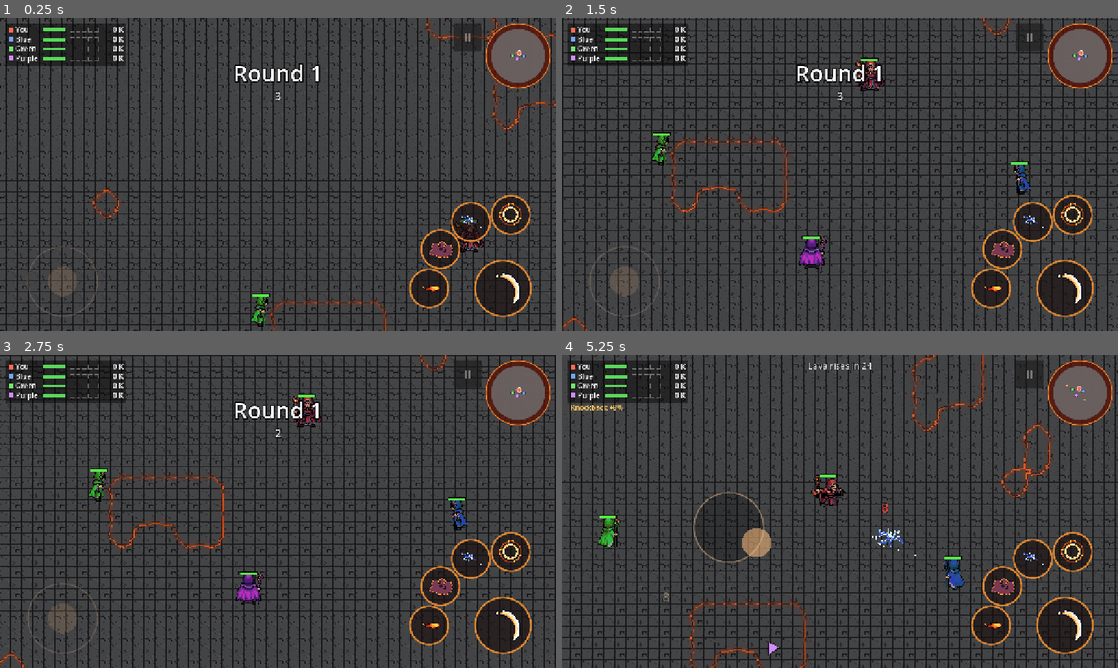
Above: before the commit, frames 1-4 (two rows, left to right).
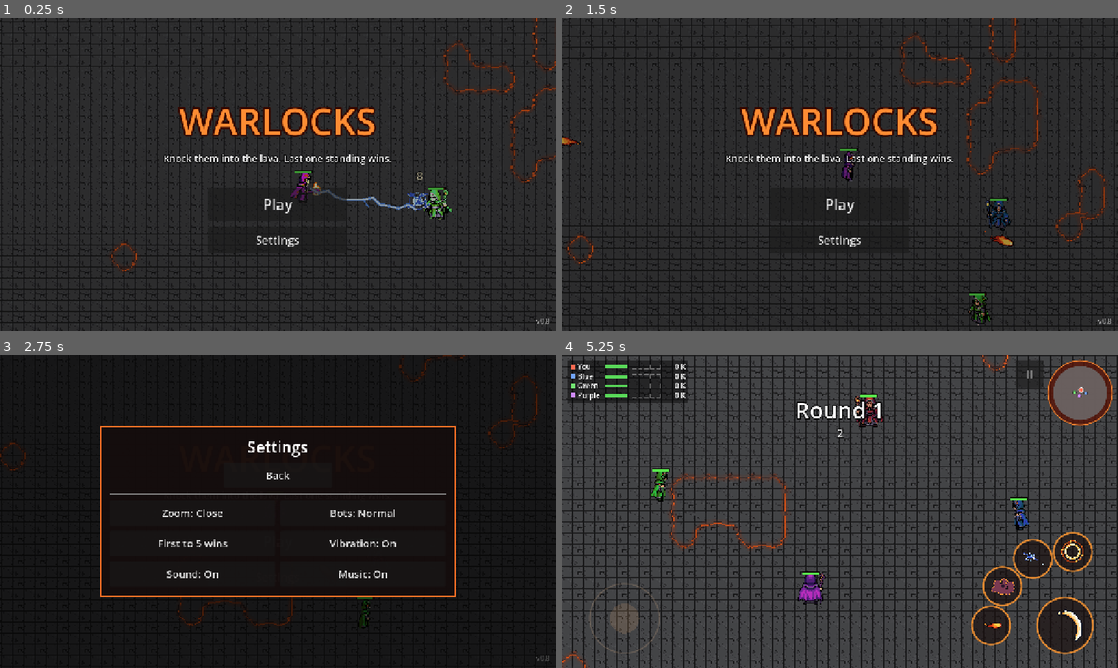
Above: after the commit, the same moments.

Repository: MariosToump/warlocks_on_android
Game: Godot game, scene res://scenes/game.tscn
Same seed, same stepped clock (60 frames per second), same inputs: the game is played once before the commit and once after it.
Inputs (mouse positions are in pixels of both pictures, inside the frame that each line leads up to):
- Up to frame 1 (0.25 s): no input
- Up to frame 2 (1.5 s): click (1029, 36) at 0.5 s, where only the run before the commit has a clickable "II"; click (840, 77) at 1.25 s, where only the run before the commit has a clickable "Resume"
- Up to frame 3 (2.75 s): click (278, 577) at 2 s, where only the run after the commit has a clickable "Settings"
- Up to frame 4 (5.25 s): click (840, 477) at 2.75 s, where only the run after the commit has a clickable "Back"; click (840, 542) at 3.5 s, where only the run after the commit has a clickable "Play"; tap Enter at 4.25 s; move the mouse to (962, 495) at 4.27 s; hold D (move_right) 4.28-5 s; hold A (attack) 4.28-5 s; click (962, 495) at 4.42 s; drag from (728, 527) to (812, 574) at 5.02 s

The runs differ from the first frame. In frame 1, 65% of the frame differs, in the area x 0-100%, y 0-100%; in frame 2, 63%; in frame 3, 73%; in frame 4, 37%.

Commit message:
v0.8: title menu over a bots-only fight, pause menu re-laid out, Quit to menu; docs
Co-Authored-By: Claude Opus 5.5 <noreply@anthropic.com>

Diff:
--- a/project.godot
+++ b/project.godot
@@ -15,6 +15,7 @@
 config/features=PackedStringArray("4.7")
 config/icon="res://icon.png"
 config/quit_on_go_back=false
+config/version="0.8"
 
 [display]
 
--- a/scripts/game.gd
+++ b/scripts/game.gd
@@ -32,7 +32,7 @@
 	[Wizard.TeamColor.PURPLE, preload("res://ai/personalities/trickster.tres")],
 ]
 
-enum State { FREE, COUNTDOWN, FIGHT, ROUND_OVER, SHOP, MATCH_OVER }
+enum State { FREE, COUNTDOWN, FIGHT, ROUND_OVER, SHOP, MATCH_OVER, TITLE }
 
 ## False = endless free-for-all with respawns (tests and the AI sim).
 @export var rounds := true
@@ -68,6 +68,10 @@
 ## Read zoom / bot difficulty / wins per match / vibration from GameSettings
 ## (tests turn this off so their own values stick).
 @export var apply_settings := true
+## Start on the title menu over a bots-only fight (tests turn this off).
+@export var title_screen := true
+## Title screen: the camera follows one bot, switching every this many seconds.
+@export var title_camera_time := 8.0
 
 @onready var arena: Arena = $Arena
 @onready var wizards: Node2D = $Wizards
@@ -100,6 +104,10 @@
 var vignette: DangerVignette
 var pause_menu: PauseMenu
 var shop_panel: ShopPanel
+var title_menu: TitleMenu
+var _title_watch_left := 0.0
+var _player_layer := 0
+var _player_mask := 0
 
 
 func _ready() -> void:
@@ -121,11 +129,11 @@
 	touch.wizard = player
 	round_hud.game = self
 	round_hud.play_again_pressed.connect(start_match)
+	round_hud.menu_pressed.connect(enter_title)
 	_build_hud_extras()
 	player.damaged.connect(_on_player_damaged)
 	if apply_settings:
 		Sfx.apply_settings()
-	Sfx.music("music_fight")
 
 	arena.camera.target = player
 	arena.camera.set_design_zoom(follow_zoom)
@@ -137,9 +145,13 @@
 		kills[w] = 0
 		gold[w] = 0
 		round_kills[w] = 0
-	if rounds:
+	if rounds and title_screen:
+		enter_title()
+	elif rounds:
+		Sfx.music("music_fight")
 		start_match()
 	else:
+		Sfx.music("music_fight")
 		round_hud.visible = false
 
 
@@ -189,6 +201,83 @@
 
 
 # --- match flow -------------------------------------------------------------
+
+# --- title screen -------------------------------------------------------------
+
+## Title menu over a bots-only brawl: the player is parked out of the game,
+## bots fight and respawn, the camera wanders from bot to bot.
+func enter_title() -> void:
+	get_tree().paused = false
+	state = State.TITLE
+	_clear_effects()
+	arena.shrinks = false
+	arena.regrow()
+	_park_player(true)
+	for w in all_wizards:
+		if w == player:
+			continue
+		w.reset(arena.random_stone_point())
+		var ai := w.get_node_or_null("AIController") as AIController
+		if ai:
+			ai.reset()
+	_set_controls(true)
+	touch.locked = true
+	touch.release_all()
+	touch.visible = false
+	round_hud.visible = false
+	shop_panel.visible = false
+	minimap.visible = false
+	pause_menu.set_pause_button(false)
+	title_menu.visible = true
+	_title_watch_left = 0.0
+	Sfx.music("music_title")
+
+
+## Play: the player joins, a new match starts.
+func start_from_title() -> void:
+	title_menu.visible = false
+	touch.visible = true
+	_park_player(false)
+	round_hud.visible = true
+	minimap.visible = true
+	pause_menu.set_pause_button(true)
+	Sfx.music("music_fight")
+	start_match()
+
+
+func _park_player(parked: bool) -> void:
+	if parked:
+		if player.collision_layer != 0:
+			_player_layer = player.collision_layer
+			_player_mask = player.collision_mask
+		player.collision_layer = 0
+		player.collision_mask = 0
+		player.remove_from_group("wizards")
+		player.visible = false
+		player.process_mode = Node.PROCESS_MODE_DISABLED
+		player.global_position = arena.get_bounds().position + Vector2(40, 40)
+	else:
+		if _player_layer != 0:
+			player.collision_layer = _player_layer
+			player.collision_mask = _player_mask
+		if not player.is_in_group("wizards"):
+			player.add_to_group("wizards")
+		player.visible = true
+		player.process_mode = Node.PROCESS_MODE_INHERIT
+
+
+func _update_title_camera(delta: float) -> void:
+	_title_watch_left -= delta
+	var cam := arena.camera
+	var watching := cam.target as Wizard
+	if _title_watch_left > 0.0 and watching != null and watching != player and watching.alive:
+		return
+	var bots := alive_wizards().filter(func(w): return w != player and w != watching)
+	if bots.is_empty():
+		return
+	cam.target = bots.pick_random()
+	_title_watch_left = title_camera_time
+
 
 ## Scores to zero, then round 1.
 func start_match() -> void:
@@ -315,6 +404,8 @@
 	_lava_label.text = arena.status_text() if state in [State.FIGHT, State.FREE] else ""
 	_lava_label.modulate = Color(1, 0.55, 0.2) if arena.warning_active() else Color(1, 1, 1, 0.85)
 	match state:
+		State.TITLE:
+			_update_title_camera(delta)
 		State.COUNTDOWN:
 			var beep := ceili(state_left)
 			if beep != _last_beep:
@@ -375,7 +466,7 @@
 		kills[k] = kills.get(k, 0) + 1
 		round_kills[k] = round_kills.get(k, 0) + 1
 		kill_scored.emit(k, w)
-	if state == State.FREE:
+	if state == State.FREE or state == State.TITLE:
 		_respawn_later(w)
 
 
@@ -383,7 +474,7 @@
 ## random tries allow.
 func _respawn_later(w: Wizard) -> void:
 	await get_tree().create_timer(respawn_delay).timeout
-	if state != State.FREE:
+	if state != State.FREE and state != State.TITLE:
 		return
 	var best := arena.random_stone_point()
 	var best_gap := -1.0
@@ -433,6 +524,11 @@
 	hud.add_child(shop_panel)
 	shop_panel.setup(self)
 	shop_opened.connect(func(): round_hud._show_banner(""))
+	title_menu = TitleMenu.new()
+	title_menu.name = "TitleMenu"
+	title_menu.game = self
+	title_menu.visible = false
+	hud.add_child(title_menu)
 	pause_menu = PauseMenu.new()
 	pause_menu.name = "PauseMenu"
 	pause_menu.game = self
@@ -470,7 +566,10 @@
 func _notification(what: int) -> void:
 	# Android back button: pause / resume instead of quitting.
 	if what == NOTIFICATION_WM_GO_BACK_REQUEST and pause_menu:
-		pause_menu.toggle()
+		if state == State.TITLE and not pause_menu.is_open():
+			get_tree().quit() # Back on the title screen leaves the app
+		else:
+			pause_menu.toggle()
 
 
 ## Top-centre line: "Lava rises in 12" etc.
--- a/scripts/pause_menu.gd
+++ b/scripts/pause_menu.gd
@@ -17,6 +17,12 @@
 var _haptics: Button
 var _sound: Button
 var _music: Button
+var _title: Label
+var _resume: Button
+var _restart_button: Button
+var _quit: Button
+## Opened from the title menu: settings only, no pausing the bots' fight.
+var _settings_only := false
 
 
 func _ready() -> void:
@@ -61,30 +67,40 @@
 	var box := VBoxContainer.new()
 	box.add_theme_constant_override("separation", 12)
 	_panel.add_child(box)
-	var title := Label.new()
-	title.text = "Paused"
-	title.horizontal_alignment = HORIZONTAL_ALIGNMENT_CENTER
-	title.add_theme_font_size_override("font_size", 36)
-	box.add_child(title)
-	_button(box, "Resume", close)
-	_button(box, "Restart match", _restart)
+	_title = Label.new()
+	_title.text = "Paused"
+	_title.horizontal_alignment = HORIZONTAL_ALIGNMENT_CENTER
+	_title.add_theme_font_size_override("font_size", 36)
+	box.add_child(_title)
+	var actions := HBoxContainer.new()
+	actions.add_theme_constant_override("separation", 12)
+	actions.alignment = BoxContainer.ALIGNMENT_CENTER
+	box.add_child(actions)
+	_resume = _button(actions, "Resume", close, 250)
+	_restart_button = _button(actions, "Restart match", _restart, 250)
+	_quit = _button(actions, "Quit to menu", _quit_to_menu, 250)
 	var sep := HSeparator.new()
 	box.add_child(sep)
-	_zoom = _button(box, "", _cycle_zoom)
-	_bots = _button(box, "", _cycle_bots)
-	_wins = _button(box, "", _cycle_wins)
-	_haptics = _button(box, "", _toggle_haptics)
-	_sound = _button(box, "", _toggle_sound)
-	_music = _button(box, "", _toggle_music)
+	var grid := GridContainer.new()
+	grid.columns = 2
+	grid.add_theme_constant_override("h_separation", 12)
+	grid.add_theme_constant_override("v_separation", 12)
+	box.add_child(grid)
+	_zoom = _button(grid, "", _cycle_zoom)
+	_bots = _button(grid, "", _cycle_bots)
+	_wins = _button(grid, "", _cycle_wins)
+	_haptics = _button(grid, "", _toggle_haptics)
+	_sound = _button(grid, "", _toggle_sound)
+	_music = _button(grid, "", _toggle_music)
 	_refresh()
 	dim.visible = false
 
 
-func _button(parent: Node, text: String, cb: Callable) -> Button:
+func _button(parent: Node, text: String, cb: Callable, width := 380) -> Button:
 	var b := Button.new()
 	b.text = text
 	b.add_theme_font_size_override("font_size", 24)
-	b.custom_minimum_size = Vector2(380, 58)
+	b.custom_minimum_size = Vector2(width, 58)
 	b.pressed.connect(cb)
 	parent.add_child(b)
 	return b
@@ -97,6 +113,11 @@
 func open() -> void:
 	if is_open():
 		return
+	_settings_only = false
+	_title.text = "Paused"
+	_resume.text = "Resume"
+	_restart_button.visible = true
+	_quit.visible = true
 	game.touch.release_all()
 	Sfx.loop("lava", false)
 	Sfx.play("click")
@@ -106,10 +127,34 @@
 	_refresh()
 
 
+## From the title menu: just the settings and a Back button; the bots keep
+## fighting behind it.
+func open_settings() -> void:
+	_settings_only = true
+	_title.text = "Settings"
+	_resume.text = "Back"
+	_restart_button.visible = false
+	_quit.visible = false
+	Sfx.play("click")
+	get_node("Dim").visible = true
+	_refresh()
+
+
 func close() -> void:
-	get_tree().paused = false
+	if not _settings_only:
+		get_tree().paused = false
+	_settings_only = false
 	get_node("Dim").visible = false
-	_pause_button.visible = true
+	set_pause_button(game.state != game.State.TITLE)
+
+
+func set_pause_button(on: bool) -> void:
+	_pause_button.visible = on and not is_open()
+
+
+func _quit_to_menu() -> void:
+	close()
+	game.enter_title()
 
 
 func toggle() -> void:
--- a/scripts/round_hud.gd
+++ b/scripts/round_hud.gd
@@ -5,6 +5,7 @@
 ## `game` is set by game.gd, which emits the signals this listens to.
 
 signal play_again_pressed
+signal menu_pressed
 
 const TEAM_COLORS := {
 	Wizard.TeamColor.RED: Color(1.0, 0.42, 0.32),
@@ -107,7 +108,20 @@
 	_play_again.custom_minimum_size = Vector2(240, 56)
 	_play_again.size_flags_horizontal = Control.SIZE_SHRINK_CENTER
 	_play_again.pressed.connect(_on_play_again)
-	box.add_child(_play_again)
+	var buttons := HBoxContainer.new()
+	buttons.alignment = BoxContainer.ALIGNMENT_CENTER
+	buttons.add_theme_constant_override("separation", 16)
+	box.add_child(buttons)
+	buttons.add_child(_play_again)
+	var menu := Button.new()
+	menu.text = "Menu"
+	menu.add_theme_font_size_override("font_size", 26)
+	menu.custom_minimum_size = Vector2(180, 56)
+	menu.pressed.connect(func():
+		Sfx.play("click")
+		_match_panel.visible = false
+		menu_pressed.emit())
+	buttons.add_child(menu)
 	_match_panel.visible = false
 
 
--- /dev/null
+++ b/scripts/title_menu.gd
@@ -0,0 +1,83 @@
+class_name TitleMenu
+extends Control
+## Title screen, drawn over a live bots-only fight (game.State.TITLE):
+## game name, Play, Settings, version.
+
+var game: Node
+
+var _play: Button
+
+
+func _ready() -> void:
+	set_anchors_and_offsets_preset(Control.PRESET_FULL_RECT)
+	mouse_filter = Control.MOUSE_FILTER_IGNORE
+
+	var shade := ColorRect.new()
+	shade.color = Color(0, 0, 0, 0.35)
+	shade.mouse_filter = Control.MOUSE_FILTER_IGNORE
+	add_child(shade)
+	shade.set_anchors_and_offsets_preset(Control.PRESET_FULL_RECT)
+
+	var box := VBoxContainer.new()
+	box.add_theme_constant_override("separation", 14)
+	box.alignment = BoxContainer.ALIGNMENT_CENTER
+	add_child(box)
+	box.set_anchors_and_offsets_preset(Control.PRESET_CENTER)
+	box.grow_horizontal = Control.GROW_DIRECTION_BOTH
+	box.grow_vertical = Control.GROW_DIRECTION_BOTH
+
+	var title := Label.new()
+	title.text = "WARLOCKS"
+	title.horizontal_alignment = HORIZONTAL_ALIGNMENT_CENTER
+	title.add_theme_font_size_override("font_size", 84)
+	title.add_theme_color_override("font_color", Color(1.0, 0.55, 0.2))
+	title.add_theme_color_override("font_outline_color", Color(0.2, 0.03, 0.0))
+	title.add_theme_constant_override("outline_size", 16)
+	box.add_child(title)
+	var sub := Label.new()
+	sub.text = "Knock them into the lava. Last one standing wins."
+	sub.horizontal_alignment = HORIZONTAL_ALIGNMENT_CENTER
+	sub.add_theme_font_size_override("font_size", 22)
+	sub.add_theme_color_override("font_outline_color", Color.BLACK)
+	sub.add_theme_constant_override("outline_size", 6)
+	box.add_child(sub)
+	var gap := Control.new()
+	gap.custom_minimum_size = Vector2(0, 24)
+	box.add_child(gap)
+	_play = _button(box, "Play", _on_play)
+	_play.add_theme_font_size_override("font_size", 34)
+	_play.custom_minimum_size = Vector2(320, 76)
+	_button(box, "Settings", _on_settings)
+
+	var version := Label.new()
+	version.text = "v%s" % ProjectSettings.get_setting("application/config/version", "")
+	version.add_theme_font_size_override("font_size", 16)
+	version.modulate = Color(1, 1, 1, 0.6)
+	add_child(version)
+	version.set_anchors_and_offsets_preset(Control.PRESET_BOTTOM_RIGHT)
+	version.offset_left = -120
+	version.offset_top = -34
+	version.offset_right = -14
+	version.offset_bottom = -10
+	version.horizontal_alignment = HORIZONTAL_ALIGNMENT_RIGHT
+
+
+func _button(parent: Node, text: String, cb: Callable) -> Button:
+	var b := Button.new()
+	b.text = text
+	b.add_theme_font_size_override("font_size", 26)
+	b.custom_minimum_size = Vector2(320, 60)
+	b.size_flags_horizontal = Control.SIZE_SHRINK_CENTER
+	b.focus_mode = Control.FOCUS_NONE
+	b.pressed.connect(cb)
+	parent.add_child(b)
+	return b
+
+
+func _on_play() -> void:
+	Sfx.play("click")
+	game.start_from_title()
+
+
+func _on_settings() -> void:
+	game.pause_menu.open_settings()
--- a/tools/record_demo.gd
+++ b/tools/record_demo.gd
@@ -15,6 +15,7 @@
 	game.shrink_arena = false
 	game.rounds = false
 	game.apply_settings = false
+	game.title_screen = false
 	root.add_child(game)
 	_run.call_deferred()
 
--- a/tools/sim_ai.gd
+++ b/tools/sim_ai.gd
@@ -17,6 +17,7 @@
 	game.bot_difficulty = {"easy": 0, "normal": 1, "hard": 2}[diff]
 	game.rounds = false # endless, the dead respawn
 	game.apply_settings = false
+	game.title_screen = false
 	root.add_child(game)
 	_run.call_deferred(diff, secs)
 
--- a/tools/test_ai.gd
+++ b/tools/test_ai.gd
@@ -31,6 +31,7 @@
 	game.shrink_arena = false
 	game.rounds = false
 	game.apply_settings = false
+	game.title_screen = false
 	root.add_child(game)
 	_run.call_deferred()
 
--- a/tools/test_arena.gd
+++ b/tools/test_arena.gd
@@ -14,6 +14,7 @@
 	game.shrink_arena = false
 	game.rounds = false
 	game.apply_settings = false
+	game.title_screen = false
 	root.add_child(game)
 	_run.call_deferred()
 
--- a/tools/test_fireball.gd
+++ b/tools/test_fireball.gd
@@ -19,6 +19,7 @@
 	game.shrink_arena = false
 	game.rounds = false
 	game.apply_settings = false
+	game.title_screen = false
 	root.add_child(game)
 	_run.call_deferred()
 
--- a/tools/test_homing.gd
+++ b/tools/test_homing.gd
@@ -18,6 +18,7 @@
 	game.shrink_arena = false
 	game.rounds = false
 	game.apply_settings = false
+	game.title_screen = false
 	root.add_child(game)
 	_run.call_deferred()
 
--- a/tools/test_hud_v07.gd
+++ b/tools/test_hud_v07.gd
@@ -18,6 +18,7 @@
 	game.shrink_arena = false
 	game.rounds = false
 	game.apply_settings = false
+	game.title_screen = false
 	root.add_child(game)
 	_run.call_deferred()
 
@@ -100,6 +101,7 @@
 	_check(game.haptic_count == h + 2, "vibration off in settings = no buzz")
 	GameSettings.haptics = true
 	game.apply_settings = false
+	game.title_screen = false
 
 	print("danger vignette")
 	player.reset(c)
--- a/tools/test_rounds.gd
+++ b/tools/test_rounds.gd
@@ -15,6 +15,7 @@
 	game = load("res://scenes/game.tscn").instantiate()
 	game.bot_ai = false
 	game.apply_settings = false
+	game.title_screen = false
 	game.shrink_arena = false
 	game.countdown_time = 0.5
 	game.round_over_time = 0.4
--- a/tools/test_shop.gd
+++ b/tools/test_shop.gd
@@ -16,6 +16,7 @@
 	game.bot_ai = false
 	game.shrink_arena = false
 	game.apply_settings = false
+	game.title_screen = false
 	game.countdown_time = 0.3
 	game.round_over_time = 0.3
 	game.shop_time = 60.0
--- a/tools/test_spells.gd
+++ b/tools/test_spells.gd
@@ -19,6 +19,7 @@
 	game.shrink_arena = false
 	game.rounds = false
 	game.apply_settings = false
+	game.title_screen = false
 	root.add_child(game)
 	_run.call_deferred()
 
--- a/tools/test_staff.gd
+++ b/tools/test_staff.gd
@@ -19,6 +19,7 @@
 	game.shrink_arena = false
 	game.rounds = false
 	game.apply_settings = false
+	game.title_screen = false
 	root.add_child(game)
 	_run.call_deferred()
 
--- /dev/null
+++ b/tools/test_title.gd
@@ -0,0 +1,86 @@
+extends SceneTree
+## Title menu tests: bots brawl behind it with the player parked, Play
+## starts a match, Settings opens without pausing, Quit to menu and the
+## match-over Menu button come back to it.
+##   godot --headless --path . -s tools/test_title.gd
+
+var game: Node
+var player: Wizard
+var failures := 0
+var casts := 0
+
+
+func _init() -> void:
+	game = load("res://scenes/game.tscn").instantiate()
+	game.apply_settings = false
+	root.add_child(game)
+	_run.call_deferred()
+
+
+func _run() -> void:
+	await _frames(3)
+	player = game.player
+	for w in game.all_wizards:
+		w.cast_started.connect(func(_s): casts += 1)
+
+	print("title screen")
+	_check(game.state == game.State.TITLE and game.title_menu.visible, "starts on the title menu")
+	_check(not player.visible and not player.is_in_group("wizards") and player.collision_layer == 0, "player parked out of the fight")
+	_check(not game.round_hud.visible and not game.minimap.visible and not game.touch.visible, "match HUD and touch controls hidden")
+	_check(Sfx.music_name == "music_title", "title music")
+	await _seconds(4.0)
+	_check(casts > 0, "bots fight behind the menu (%d casts)" % casts)
+	var cam_target = game.arena.camera.target
+	_check(cam_target is Wizard and cam_target != player, "camera follows a bot")
+	_check(player.health == player.max_health, "nobody can hit the parked player")
+
+	print("settings from the title")
+	game.pause_menu.open_settings()
+	_check(game.pause_menu.is_open() and not paused, "settings open, fight keeps going")
+	_check(not game.pause_menu._restart_button.visible and game.pause_menu._resume.text == "Back", "settings only (Back, no Restart)")
+	game.pause_menu.close()
+	_check(not game.pause_menu.is_open() and not game.pause_menu._pause_button.visible, "closed; no pause button on the title")
+
+	print("play")
+	game.title_menu._play.pressed.emit()
+	await _frames(2)
+	_check(game.state == game.State.COUNTDOWN and game.round_number == 1, "Play starts round 1")
+	_check(player.visible and player.is_in_group("wizards") and player.collision_layer != 0, "player back in the game")
+	_check(not game.title_menu.visible and game.round_hud.visible and game.minimap.visible and game.touch.visible, "match HUD and touch controls shown")
+	_check(game.pause_menu._pause_button.visible, "pause button back")
+	_check(Sfx.music_name == "music_fight", "fight music")
+
+	print("quit to menu")
+	await _seconds(3.2)
+	game.pause_menu.open()
+	_check(paused, "paused")
+	game.pause_menu._quit.pressed.emit()
+	await _frames(2)
+	_check(game.state == game.State.TITLE and not paused and game.title_menu.visible, "Quit to menu -> title, unpaused")
+	_check(not player.visible and not player.is_in_group("wizards"), "player parked again")
+
+	print("match over -> Menu")
+	game.start_from_title()
+	await _frames(2)
+	game.state = game.State.MATCH_OVER
+	game.round_hud.menu_pressed.emit()
+	await _frames(2)
+	_check(game.state == game.State.TITLE, "Menu on the results screen -> title")
+
+	print("TEST %s (%d failures)" % ["PASSED" if failures == 0 else "FAILED", failures])
+	quit(1 if failures else 0)
+
+
+func _check(ok: bool, what: String) -> void:
+	print(("  ok   " if ok else "  FAIL ") + what)
+	if not ok:
+		failures += 1
+
+
+func _frames(n: int) -> void:
+	for i in n:
+		await process_frame
+
+
+func _seconds(s: float) -> void:
+	await create_timer(s, true).timeout
--- a/tools/test_touch.gd
+++ b/tools/test_touch.gd
@@ -17,6 +17,7 @@
 	game.shrink_arena = false
 	game.rounds = false
 	game.apply_settings = false
+	game.title_screen = false
 	root.add_child(game)
 	_run.call_deferred()
 
--- a/tools/test_wizard.gd
+++ b/tools/test_wizard.gd
@@ -18,6 +18,7 @@
 	game.shrink_arena = false
 	game.rounds = false
 	game.apply_settings = false
+	game.title_screen = false
 	root.add_child(game)
 	_run.call_deferred()
 
Not shown, changed: export_presets.cfg
Not shown, added: scripts/title_menu.gd.uid
Not shown, added: tools/test_title.gd.uid
Not shown, changed: GAME_DESIGN.md
